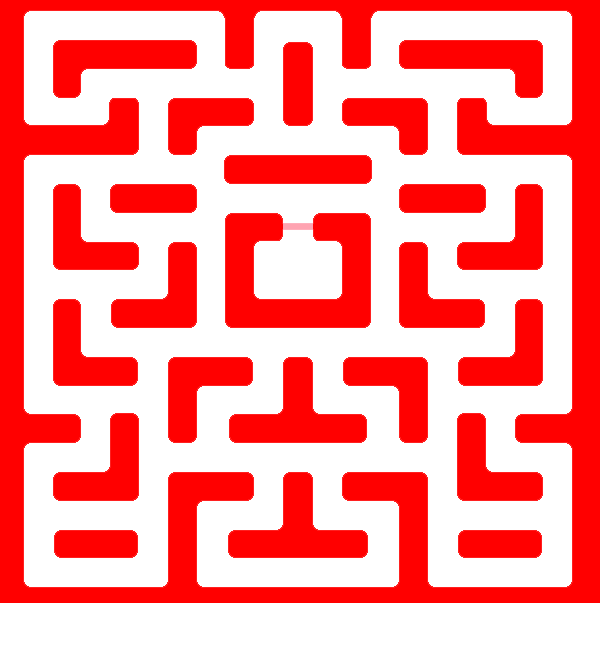
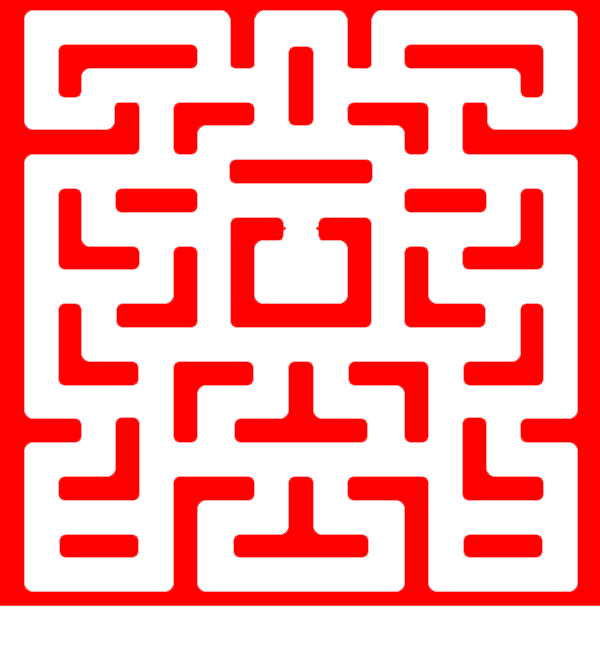
Layered file, before and after one edit (600x650). Changes by layer:
renamed "Layer 1" to "Layer 0", painted on it over [0, 10, 600, 606]
